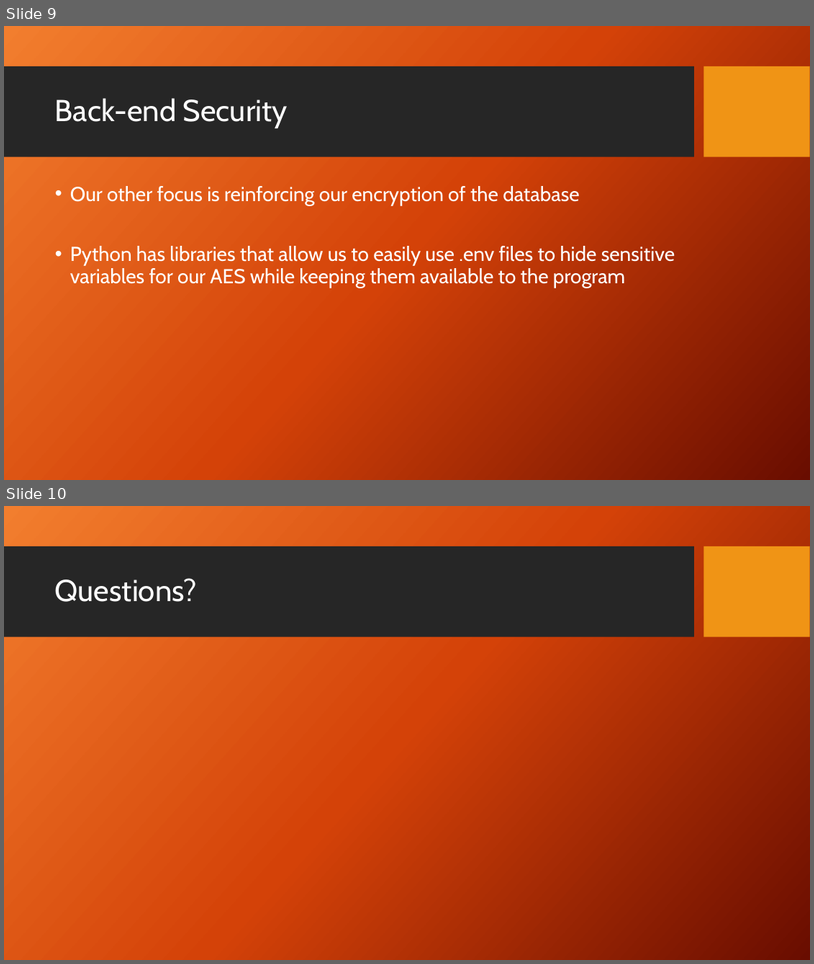
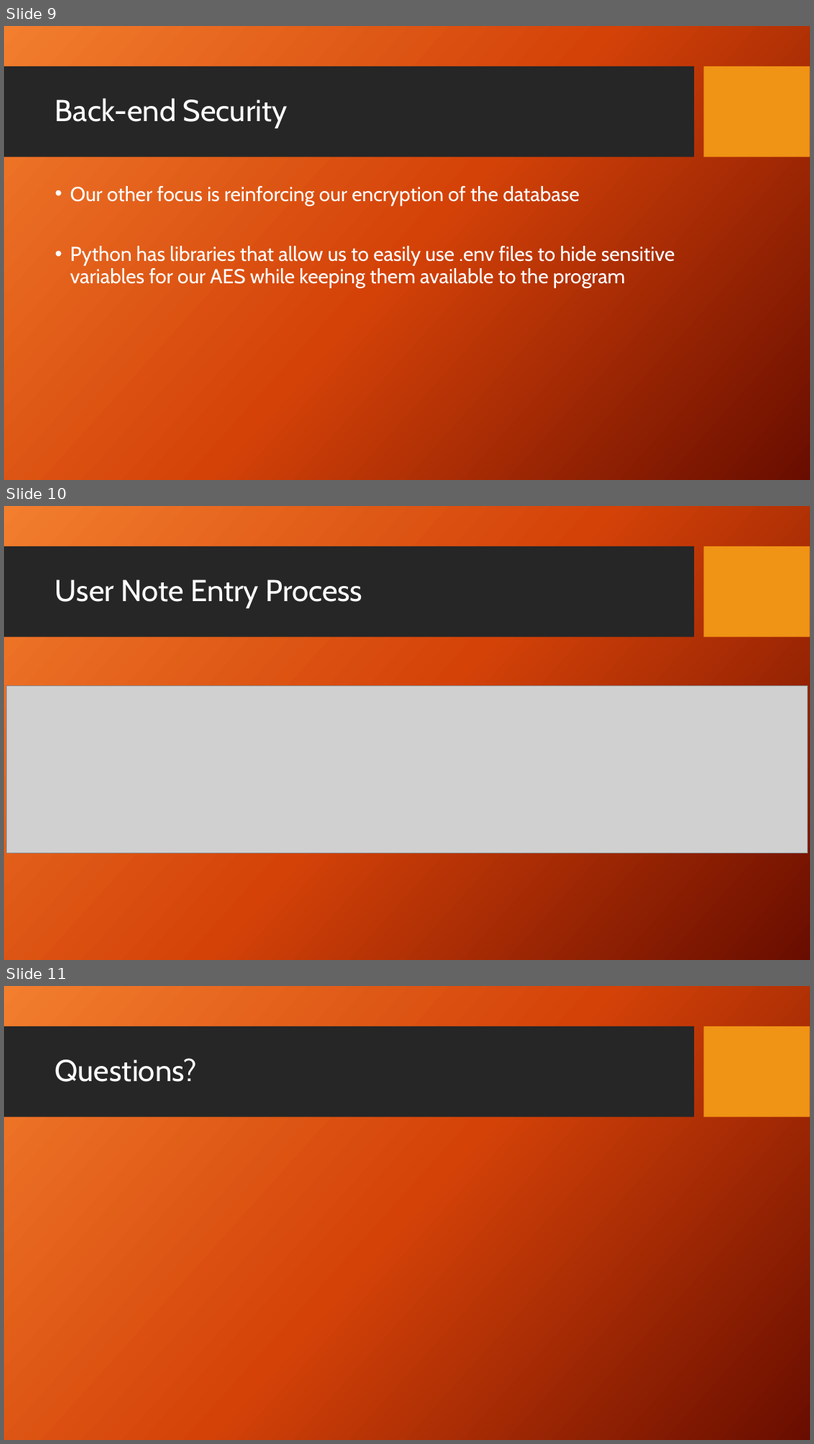
Before and after one commit to Dwaddle26/EncryptNotes, a slide deck: Phase 2 Documentation/Team_2_Presentation_2.pptx. Shown one above the other, each under a label of ours: slides 9 and 10 before the commit, slides 9, 10 and 11 after it. The pictures are 814x964 and 814x1444 pixels, drawn with LibreOffice and Linux fonts; fonts in the diff are those of the drawing; grey boxes stand for pictures; background and template pictures are left out. Boxes give left, top, right and bottom in pixels: in the first picture for what was removed or moved away, otherwise in the second. Text is boxed around its words. In the diff, an @@ line names an element or a change of style, - is before the commit and + after.

Commit message:
Add diagram to presentation

```diff
--- a/Phase 2 Documentation/Team_2_Presentation_2.pptx
+++ b/Phase 2 Documentation/Team_2_Presentation_2.pptx
@@ slide 10 added at [4, 506, 810, 960], background picture (left out); not listed: 2 template elements that a slide beside it also shows @@
@@ title added at [55, 579, 363, 608], 36 pt, text #FFFFFF @@
+User Note Entry Process
@@ picture added at [6, 686, 808, 853] @@
@@ what was slide 10 is now slide 11 @@
```
